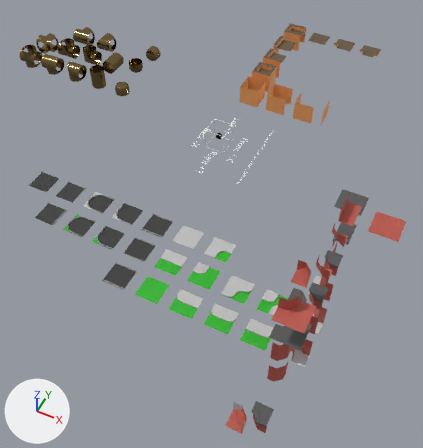
An edit to the Blender file BlenderFiles/modular_set.blend, drawn before and after from the same camera.
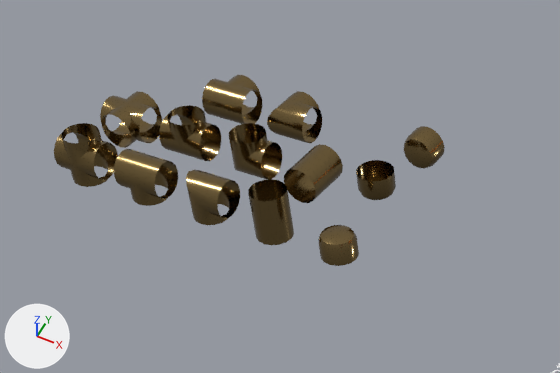
Old and new are each drawn whole from a 50 mm lens placed at (19.1, -39.9, 37.7), pointed at (3.4, -8.4, -1.7) and again close up on the part from 0% to 48% of the width and 0% to 30% of the height. The axes (+X, +Y, +Z) are drawn at lower left. The lights are the same throughout.

Objects in the first close-up: '0s_0s_0s_0s_0i_2i_1', '0s_0s_0s_0s_2i_2i_1', '0s_0s_0s_2s_0i_0i_4', '0s_0s_2s_2s_0i_0i_2', '2s_0s_0s_0s_0i_2i_4', '2s_0s_0s_0s_2i_0i_4', '2s_0s_0s_2s_0i_0i_4', '2s_1s_0s_0s_2i_0i_2', '2s_2s_0s_0s_0i_2i_2', '2s_2s_0s_0s_2i_2i_2', '2s_2s_0s_2s_0i_0i_4', '2s_2s_2s_2s_0i_0i_1'.
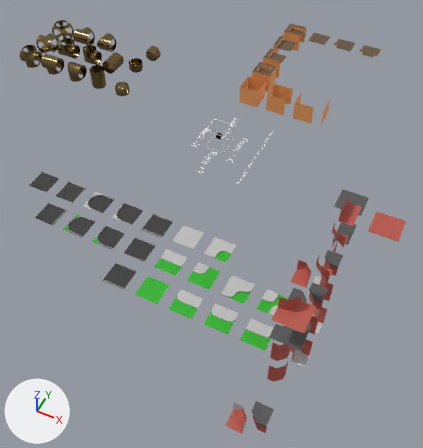
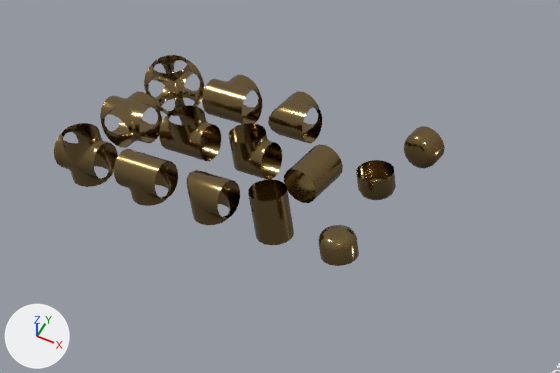
The change, as a list of edits to the scene's bpy script:
```text
Change me_cylinder_002:
    used by ob_2s_0s_0s_0s_0i_2i_4; location = (-19.0, 3.0, 1.0)
    remove me_cylinder_002.from_pydata(...)  # 48 vertices, 32 faces; spans x -0.75..1.0, y -0.75..0.75, z -1.0..0.75
    add me_cylinder_002.from_pydata(...)  # 80 vertices, 64 faces; spans x -0.75..1.0, y -0.75..0.75, z -1.0..0.75
    me_cylinder_002 part 1: 16 vertices removed from x -0.75..0.75, y -0.75..0.75, z -0.75..0.75; 48 vertices added at x -0.75..0.87, y -0.75..0.75, z -0.87..0.75
Change me_cylinder_005:
    used by ob_2s_2s_0s_0s_2i_2i_2; location = (-25.0, 3.0, 1.0)
    remove me_cylinder_005.from_pydata(...)  # 94 vertices, 64 faces; spans x -1.0..1.0, y -0.75..0.75, z -1.0..1.0
    add me_cylinder_005.from_pydata(...)  # 166 vertices, 136 faces; spans x -1.0..1.0, y -0.75..0.75, z -1.0..1.0
    me_cylinder_005 part 2: 28 vertices removed from x -0.75..0.75, y -0.69..0.69, z -0.75..0.75; 100 vertices added at x -0.87..0.87, y -0.75..0.75, z -0.87..0.87
Change me_cylinder_001:
    used by ob_2s_2s_2s_2s_0i_0i_1; location = (-25.0, 6.0, 1.0)
    remove me_cylinder_001.from_pydata(...)  # 94 vertices, 64 faces; spans x -1.0..1.0, y -1.0..1.0, z -0.75..0.75
    add me_cylinder_001.from_pydata(...)  # 166 vertices, 136 faces; spans x -1.0..1.0, y -1.0..1.0, z -0.75..0.75
    me_cylinder_001 part 3: 28 vertices removed from x -0.75..0.75, y -0.75..0.75, z -0.69..0.69; 100 vertices added at x -0.87..0.87, y -0.87..0.87, z -0.75..0.75
Change me_cylinder_008:
    used by ob_2s_0s_0s_0s_2i_0i_4; location = (-19.0, 6.0, 1.0)
    remove me_cylinder_008.from_pydata(...)  # 48 vertices, 32 faces; spans x -0.75..1.0, y -0.75..0.75, z -0.75..1.0
    add me_cylinder_008.from_pydata(...)  # 80 vertices, 64 faces; spans x -0.75..1.0, y -0.75..0.75, z -0.75..1.0
    me_cylinder_008 part 4: 16 vertices removed from x -0.75..0.75, y -0.75..0.75, z -0.75..0.75; 48 vertices added at x -0.75..0.87, y -0.75..0.75, z -0.75..0.87
Change me_cylinder_009:
    used by ob_2s_0s_0s_2s_0i_0i_4; location = (-19.0, 9.0, 1.0)
    remove me_cylinder_009.from_pydata(...)  # 48 vertices, 32 faces; spans x -0.75..1.0, y -0.75..1.0, z -0.75..0.75
    add me_cylinder_009.from_pydata(...)  # 80 vertices, 64 faces; spans x -0.75..1.0, y -0.75..1.0, z -0.75..0.75
    me_cylinder_009 part 5: 16 vertices removed from x -0.75..0.75, y -0.75..0.75, z -0.75..0.75; 48 vertices added at x -0.75..0.87, y -0.75..0.87, z -0.75..0.75
Change me_cylinder_014:
    used by ob_2s_1s_0s_0s_2i_0i_2; location = (-22.0, 6.0, 1.0)
    remove me_cylinder_014.from_pydata(...)  # 64 vertices, 40 faces; spans x -1.0..1.0, y -0.75..0.75, z -0.75..1.0
    add me_cylinder_014.from_pydata(...)  # 96 vertices, 72 faces; spans x -1.0..1.0, y -0.75..0.75, z -0.75..1.0
    me_cylinder_014 part 6: 16 vertices removed from x -0.75..0.75, y -0.75..0.75, z 0.0..0.75; 48 vertices added at x -0.87..0.87, y -0.75..0.75, z -0.11..0.87
Add me_cylinder_006:
    me_cylinder_006.from_pydata(...)  # 260 vertices, 216 faces; spans x -1.0..1.0, y -1.0..1.0, z -1.0..1.0
    me_cylinder_006.materials.append(mat_pipe)  # brown #8f794f
Add ob_2s_2s_2s_2s_2i_2i_2_001:
    ob_2s_2s_2s_2s_2i_2i_2_001 = bpy.data.objects.new('2s_2s_2s_2s_2i_2i_2.001', me_cylinder_006)
    ob_2s_2s_2s_2s_2i_2i_2_001.location = (-25.0, 9.0, 1.0)
```

Pixel boxes [x1, y1, x2, y2] of what changed, in the close-ups (560 x 373 px):
'2s_0s_0s_2s_0i_0i_4', reshaped
    before: [267, 91, 322, 143]
    after: [268, 91, 322, 143]
'2s_2s_2s_2s_2i_2i_2.001', added (brown)
    after: [144, 55, 204, 116]
part 1 of me_cylinder_002, built on
    before: [186, 170, 239, 222]
    after: [187, 170, 239, 222]
part 2 of me_cylinder_005, built on
    both: [55, 125, 118, 184]
part 3 of me_cylinder_001, built on
    both: [101, 92, 162, 147]
part 4 of me_cylinder_008, built on
    both: [229, 123, 282, 180]
part 6 of me_cylinder_014, built on
    both: [159, 105, 216, 151]
